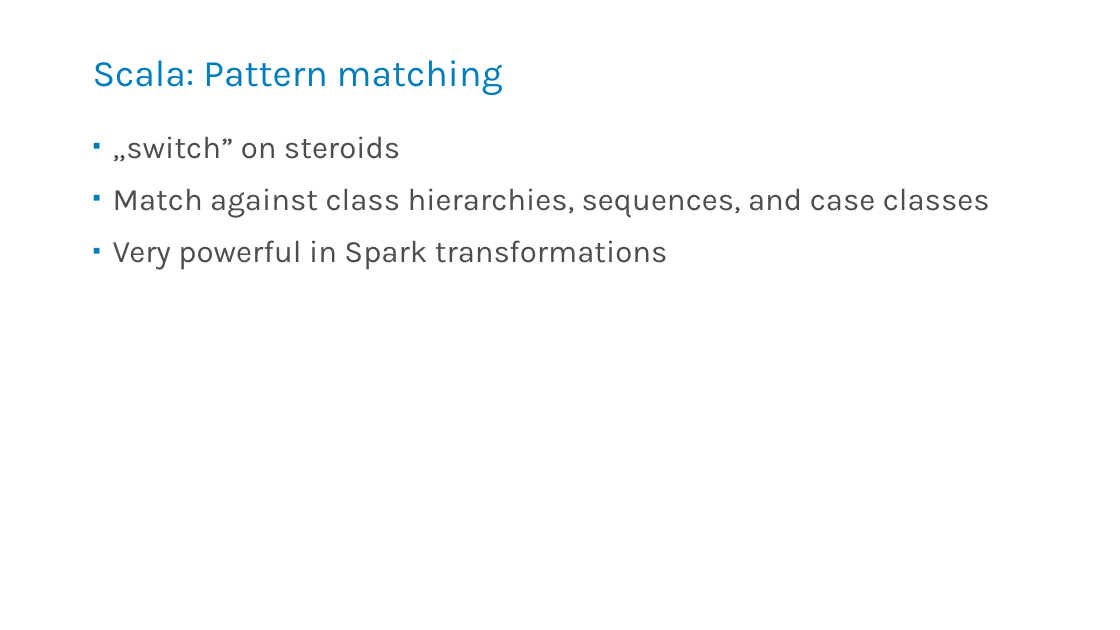
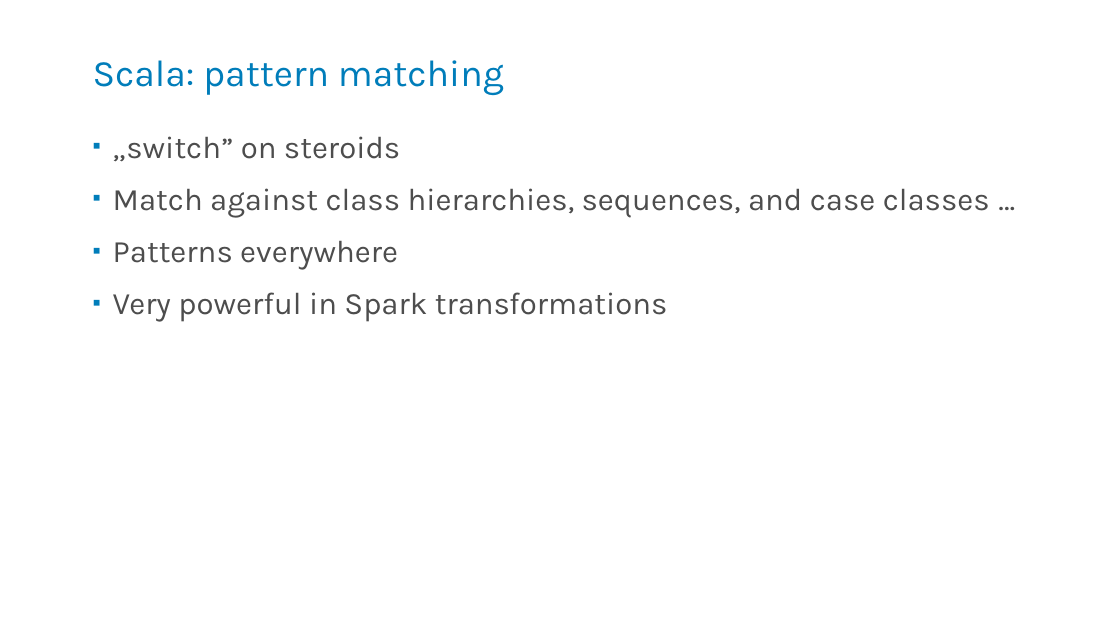
Before and after one commit to kstanaszek/SparkAndScalaInTandem, a slide deck: slide 18 of src/main/resources/slides.pptx (slide 17 before the commit). Drawn at 1120x630 pixels with LibreOffice and Linux fonts; fonts in the diff are those of the drawing. Boxes give left, top, right and bottom in pixels: in the first picture for what was removed or moved away, otherwise in the second. Text is boxed around its words. In the diff, an @@ line names an element or a change of style, - is before the commit and + after.

```diff
--- a/src/main/resources/slides.pptx
+++ b/src/main/resources/slides.pptx
@@ title at <box>93,60,504,95</box>: text changed @@
-Scala: Pattern matching
+Scala: pattern matching
@@ text at <box>113,188,990,270</box>: text changed @@
-▪ Match against class hierarchies, sequences, and case classes
+▪ Match against class hierarchies, sequences, and case classes …
+▪ Patterns everywhere
```
Also in this commit, not shown: 2 other slides changed, 2 slides removed, 3 other files.
